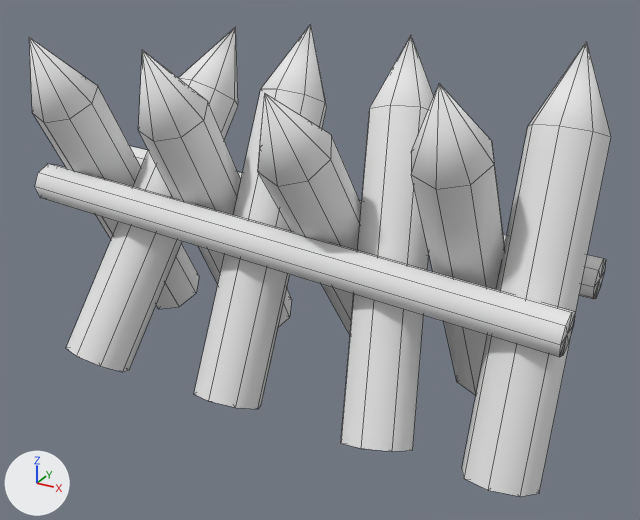
An edit to the OBJ model Assets/Models/Fixed Models/Spike 2.obj, drawn before and after from the same camera.
One viewpoint serves both versions: a camera (50 mm lens) standing at (12.04, -20.1, 13.95) and looking at (1.06, -0.14, 3.97). The lights are fixed; the arrows at lower left show +X, +Y and +Z. Mesh edges are drawn as thin lines. Where no turn or scale is listed for an object, it has been applied to the vertices.

The first picture shows 'Spike 2'.
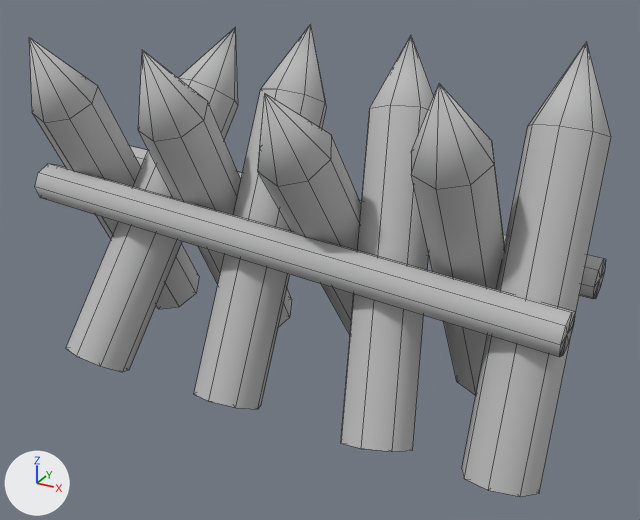
Location of each change, (x1, y1, x2, y2) in pixels of the pictures (640 x 520 px; the box of a moved part takes in the faces that stretch with it):
'Spike 2', recoloured, reshaped, shading changed (white to grey)
    both: (29, 24, 611, 497)
part 1 of me_spike_2, moved or reshaped
    before: (411, 84, 505, 395)
    after: (462, 41, 611, 497)
part 2 of me_spike_2, moved or reshaped
    before: (258, 94, 361, 334)
    after: (66, 27, 238, 372)
part 3 of me_spike_2, moved or reshaped
    before: (341, 36, 434, 451)
    after: (411, 84, 505, 395)
part 4 of me_spike_2, moved or reshaped
    before: (462, 41, 611, 497)
    after: (341, 36, 434, 451)
part 5 of me_spike_2, moved or reshaped
    before: (29, 27, 606, 372)
    after: (29, 37, 606, 357)
part 6 of me_spike_2, shading changed
    both: (138, 24, 327, 409)

Diff of the bpy script that builds the scene:
```diff
--- a/Assets/Models/Fixed Models/Spike 2.obj.py
+++ b/Assets/Models/Fixed Models/Spike 2.obj.py
@@ mat_initialshadinggroup @@
 mat_initialshadinggroup = principled_material('initialShadingGroup')
-mat_initialshadinggroup.base_color = (0.8, 0.8, 0.8)  # white #e7e7e7
+mat_initialshadinggroup.base_color = (0.5, 0.5, 0.5)  # grey #bcbcbc
 mat_initialshadinggroup.roughness = 1.0
@@ me_spike_2 @@
 me_spike_2.from_pydata(...)  # 180 vertices, 240 faces; spans x -7.5..8.4, y -3.8..3.8, z -0.3..10.2
 # used by ob_spike_2; location = (0.0, 0.0, 0.0)
+# me_spike_2 part 1: the loose piece of 18 vertices spanning x 4.3..6.3, y -2.7..3.4, z -0.2..9.9 is turned -49.5 degrees about the x axis through its middle, then moved by (1.9, -0.4, -0.2)
+# me_spike_2 part 2: the loose piece of 18 vertices spanning x 0.5..2.5, y -3.5..3.8, z 0.0..9.4 is multiplied about its middle by the matrix ((0.991, -0.093, 0.101), (-0.061, 0.361, 0.931), (-0.123, -0.928, 0.351)), then moved by (-5.8, -0.3, -0.2)
+# me_spike_2 part 3: the loose piece of 18 vertices spanning x 1.8..5.0, y -3.4..2.3, z -0.2..9.9 is multiplied about its middle by the matrix ((0.99, 0.063, 0.126), (0.068, 0.574, -0.816), (-0.124, 0.817, 0.564)), then moved by (2.0, 0.4, -0.3)
+# me_spike_2 part 4: the loose piece of 18 vertices spanning x 6.3..8.3, y -3.1..1.9, z -0.3..10.2 is multiplied about its middle by the matrix ((0.99, -0.05, -0.132), (0.063, 0.994, 0.094), (0.126, -0.102, 0.987)), then moved by (-3.9, 0.1, 0.0)
+# me_spike_2 part 5: 72 of 180 vertices moved; they spanned x -7.5..8.4, y -3.8..3.4, z -0.2..9.9 and now span x -7.5..8.4, y -3.5..3.8, z -0.2..9.9; mean shift (1.5, 0.2, 0.0); largest move (8.3, 1.4, 3.8) -> (-7.4, 2.5, 0.3)
+# me_spike_2 part 6: edges marked sharp go from 32 to 40
 me_spike_2.materials.append(mat_initialshadinggroup)
```
